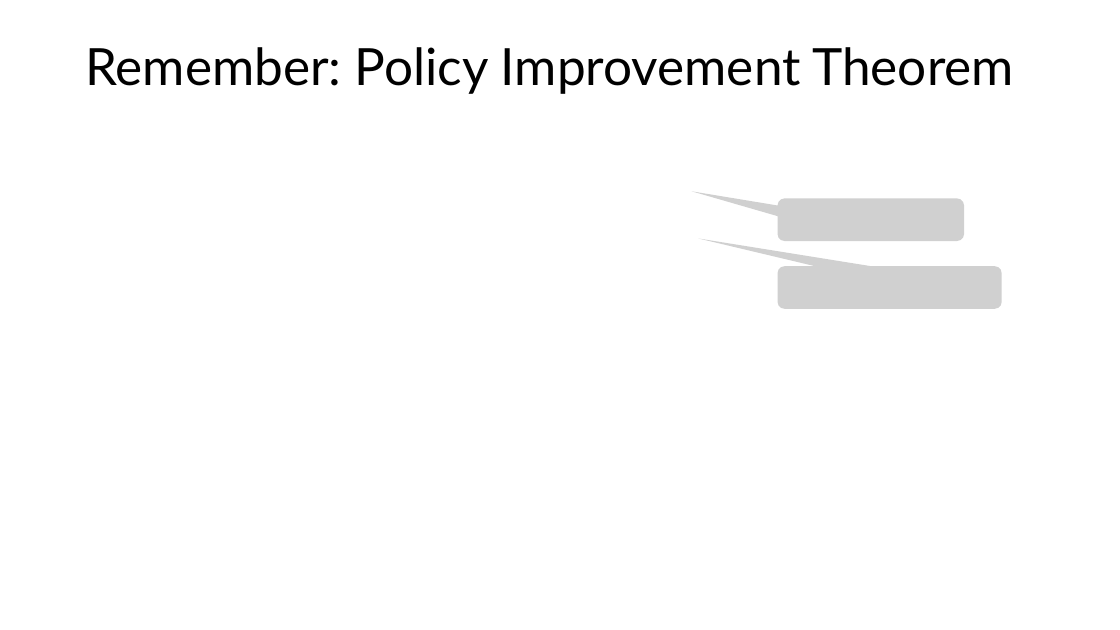
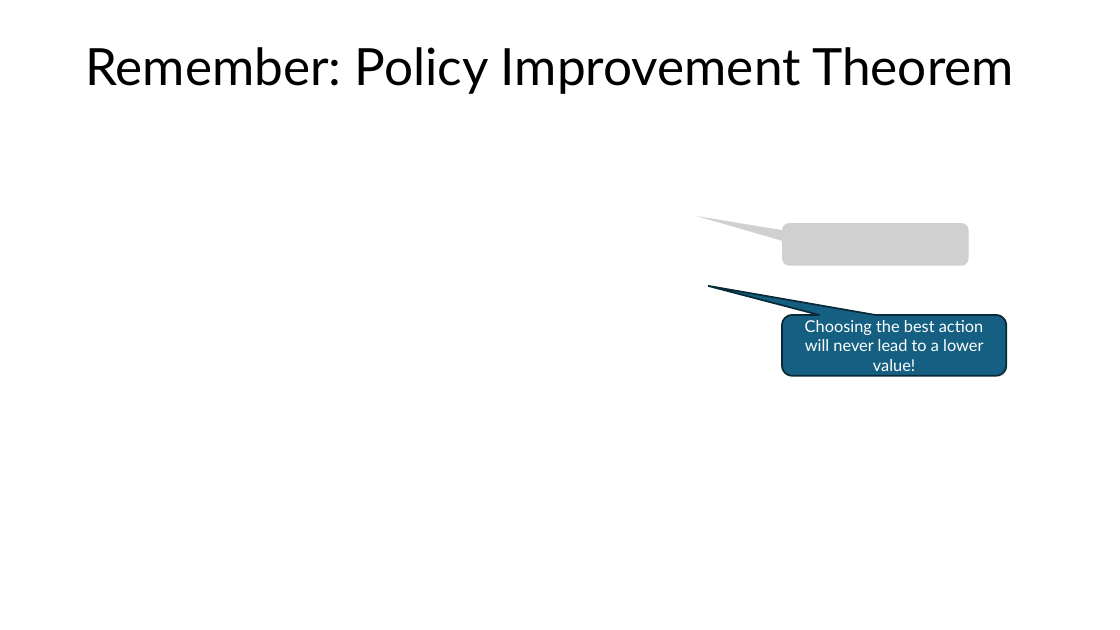
Before and after one commit to mhahsler/Introduction_to_Reinforcement_Learning, a slide deck: slide 11 of slides/Lecture_Chapter05.pptx. Drawn at 1120x630 pixels with LibreOffice and Linux fonts; fonts in the diff are those of the drawing; grey boxes stand for pictures. Boxes give left, top, right and bottom in pixels: in the first picture for what was removed or moved away, otherwise in the second. Text is boxed around its words. In the diff, an @@ line names an element or a change of style, - is before the commit and + after.

```diff
--- a/slides/Lecture_Chapter05.pptx
+++ b/slides/Lecture_Chapter05.pptx
@@ picture: place and size @@
-picture at (778,198,965,241)
+picture at (782,223,969,266)
@@ picture removed at (778,266,1002,309) @@
@@ rounded speech box added at (782,315,1007,376), fill #156082, outline #092A39 1.5 pt, 14 pt, text #FFFFFF @@
+Choosing the best action will never lead to a lower value!
```
Also in this commit, not shown: 11 other slides changed, 1 other file.
